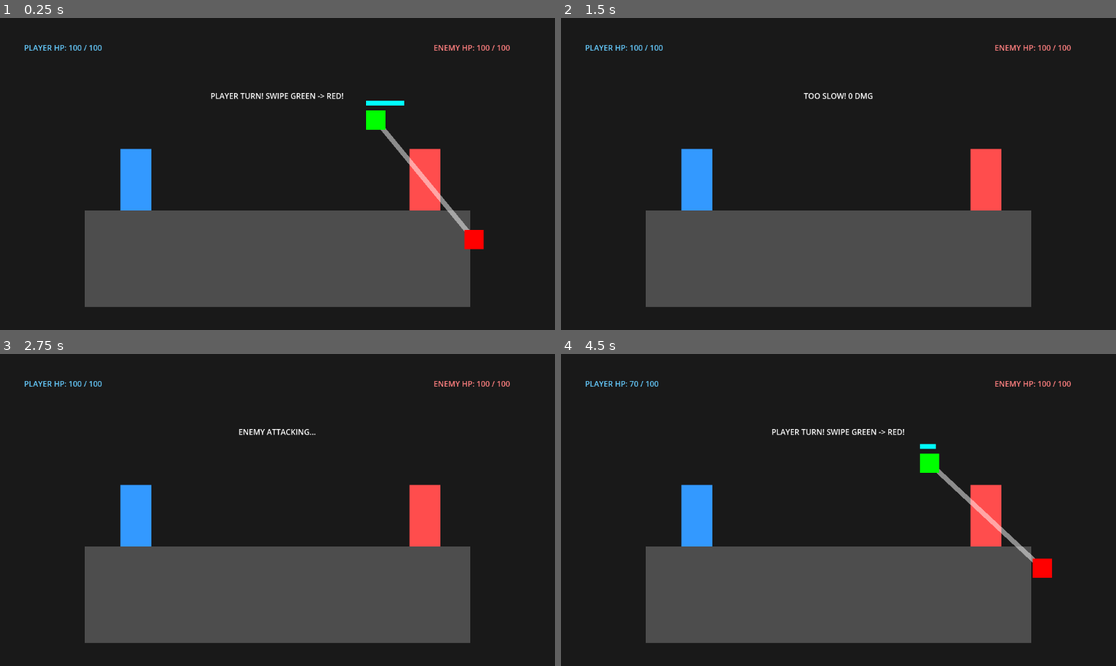
Above: before the commit, frames 1-4 (two rows, left to right).
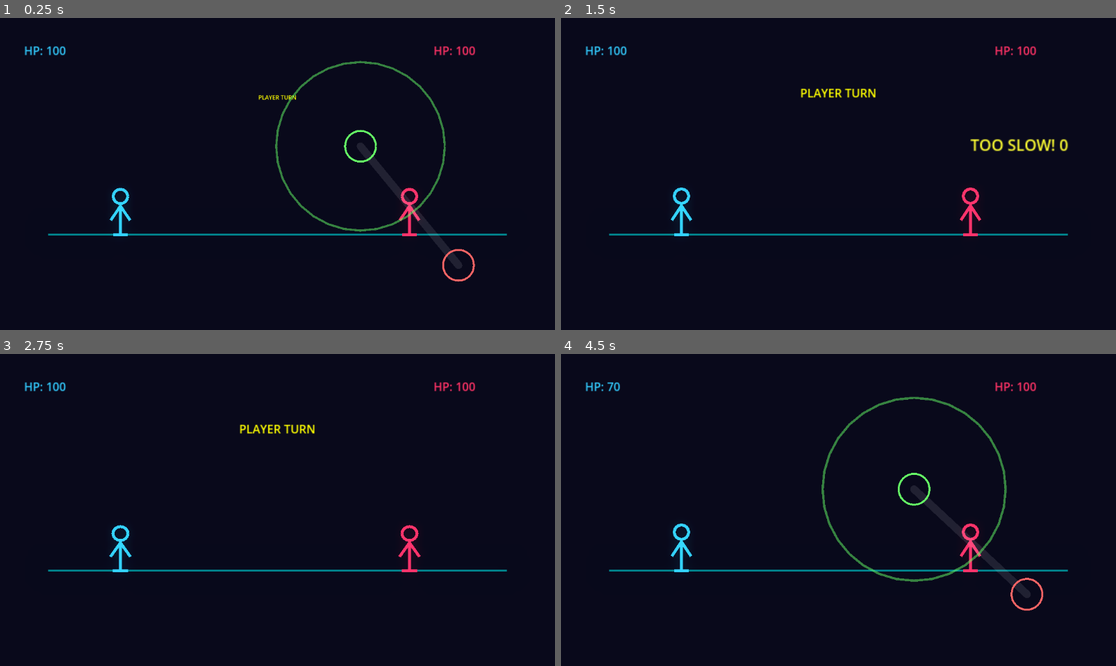
Above: after the commit, the same moments.

Repository: nativesas/neon-arena
Game: Godot game, scene res://Main.tscn
Same seed, same stepped clock (60 frames per second), same inputs: the game is played once before the commit and once after it.
Inputs (mouse positions are in pixels of both pictures, inside the frame that each line leads up to):
- Up to frame 1 (0.25 s): no input
- Up to frame 2 (1.5 s): move the mouse to (960, 158) at 0.52 s; click (960, 158) at 0.67 s; drag from (727, 189) to (810, 236) at 1.27 s
- Up to frame 3 (2.75 s): move the mouse to (333, 441) at 2.02 s; click (333, 441) at 2.17 s
- Up to frame 4 (4.5 s): drag from (810, 572) to (672, 463) at 2.77 s; move the mouse to (1005, 556) at 3.52 s; click (1005, 556) at 3.67 s; drag from (672, 463) to (755, 432) at 4.27 s

The runs differ from the first frame. In frame 1, 26% of the frame differs, in the area x 4-92%, y 8-93%; in frame 2, 25%; in frame 3, 25%; in frame 4, 26%.

Commit message:
Update visuals to Osu-style stick figures

Diff:
--- a/Main.gd
+++ b/Main.gd
@@ -9,9 +9,7 @@
 # State
 var player_hp = PLAYER_HP_MAX
 var enemy_hp = ENEMY_HP_MAX
-var current_turn = "Player" # "Player" or "Enemy"
-
-# Swipe State
+var current_turn = "Player"
 var swipe_active = false
 var swipe_start_pos = Vector2()
 var swipe_end_pos = Vector2()
@@ -19,7 +17,9 @@
 var swipe_time_left = 0.0
 var swipe_duration = 0.0
 
-# UI Nodes
+# Visuals
+var player_node
+var enemy_node
 var ui_layer
 var hp_label_player
 var hp_label_enemy
@@ -30,108 +30,208 @@
 var start_circle
 var end_circle
 var swipe_line
-var timer_bar
-
-# Game Nodes
-var player_rect
-var enemy_rect
+var approach_circle
+var drag_line
 
 func _ready():
+	_setup_environment()
 	_setup_visuals()
 	_update_ui()
 	_start_battle()
 
+func _setup_environment():
+	# World Environment for Glow
+	var world_env = WorldEnvironment.new()
+	var env = Environment.new()
+	env.background_mode = Environment.BG_CANVAS
+	env.glow_enabled = true
+	env.glow_intensity = 1.0
+	env.glow_strength = 1.1
+	env.glow_bloom = 0.2
+	env.glow_blend_mode = Environment.GLOW_BLEND_MODE_SCREEN
+	world_env.environment = env
+	add_child(world_env)
+
 func _setup_visuals():
 	# Background
 	var bg = ColorRect.new()
-	bg.color = Color(0.1, 0.1, 0.1)
+	bg.color = Color(0.05, 0.05, 0.1) # Dark Blue-Black
 	bg.size = get_viewport_rect().size
 	add_child(bg)
 
-	# Arena Floor
-	var floor_rect = ColorRect.new()
-	floor_rect.color = Color(0.3, 0.3, 0.3)
-	floor_rect.size = Vector2(800, 200)
-	floor_rect.position = Vector2(176, 400)
-	add_child(floor_rect)
-
-	# Player
-	player_rect = ColorRect.new()
-	player_rect.color = Color(0.2, 0.6, 1.0) # Blue
-	player_rect.size = Vector2(64, 128)
-	player_rect.position = Vector2(250, 272)
-	add_child(player_rect)
-
-	# Enemy
-	enemy_rect = ColorRect.new()
-	enemy_rect.color = Color(1.0, 0.3, 0.3) # Red
-	enemy_rect.size = Vector2(64, 128)
-	enemy_rect.position = Vector2(850, 272)
-	add_child(enemy_rect)
+	# Floor (Neon Line)
+	var floor_line = Line2D.new()
+	floor_line.default_color = Color(0.0, 1.0, 1.0, 0.5) # Cyan
+	floor_line.width = 4
+	floor_line.add_point(Vector2(100, 450))
+	floor_line.add_point(Vector2(1052, 450))
+	add_child(floor_line)
+
+	# Player Stick Figure
+	player_node = _create_stick_figure(Color(0.2, 0.8, 1.0), true)
+	player_node.position = Vector2(250, 450)
+	add_child(player_node)
+	_animate_idle(player_node)
+
+	# Enemy Stick Figure
+	enemy_node = _create_stick_figure(Color(1.0, 0.2, 0.4), false)
+	enemy_node.position = Vector2(850, 450)
+	enemy_node.scale.x = -1 # Face left
+	add_child(enemy_node)
+	_animate_idle(enemy_node)
 
 	# UI Layer
 	ui_layer = CanvasLayer.new()
 	add_child(ui_layer)
 
-	# Stats UI
+	# Font settings (Basic Label for now, but scaled)
 	hp_label_player = Label.new()
 	hp_label_player.position = Vector2(50, 50)
-	hp_label_player.modulate = Color(0.4, 0.8, 1.0)
-	hp_label_player.text = "PLAYER HP: 100"
+	hp_label_player.modulate = Color(0.2, 0.8, 1.0)
+	hp_label_player.text = "PLAYER"
+	hp_label_player.scale = Vector2(1.5, 1.5)
 	ui_layer.add_child(hp_label_player)
 
 	hp_label_enemy = Label.new()
 	hp_label_enemy.position = Vector2(900, 50)
-	hp_label_enemy.modulate = Color(1.0, 0.5, 0.5)
-	hp_label_enemy.text = "ENEMY HP: 100"
+	hp_label_enemy.modulate = Color(1.0, 0.2, 0.4)
+	hp_label_enemy.text = "ENEMY"
+	hp_label_enemy.scale = Vector2(1.5, 1.5)
 	ui_layer.add_child(hp_label_enemy)
 
 	status_label = Label.new()
 	status_label.position = Vector2(0, 150)
 	status_label.size = Vector2(1152, 50)
 	status_label.horizontal_alignment = HORIZONTAL_ALIGNMENT_CENTER
-	status_label.text = "BATTLE START!"
+	status_label.modulate = Color(1.0, 1.0, 0.0)
+	status_label.text = "READY?"
+	status_label.scale = Vector2(1.5, 1.5)
+	status_label.pivot_offset = Vector2(576, 25) # Serviceable center
 	ui_layer.add_child(status_label)
 
-	# Swipe Container
+	# Swipe Overlay
 	swipe_container = Control.new()
 	ui_layer.add_child(swipe_container)
 
+	# Connect Line
 	swipe_line = Line2D.new()
-	swipe_line.width = 10.0
-	swipe_line.default_color = Color(1, 1, 1, 0.5)
+	swipe_line.width = 16.0
+	swipe_line.default_color = Color(1, 1, 1, 0.1)
+	swipe_line.begin_cap_mode = Line2D.LINE_CAP_ROUND
+	swipe_line.end_cap_mode = Line2D.LINE_CAP_ROUND
 	swipe_container.add_child(swipe_line)
 
-	start_circle = ColorRect.new() # Using Rect as simple 'circle' proxy
-	start_circle.color = Color.GREEN
-	start_circle.size = Vector2(40, 40)
+	# Drag Trail
+	drag_line = Line2D.new()
+	drag_line.width = 8.0
+	drag_line.default_color = Color(1, 1, 0, 1) # Yellow
+	drag_line.begin_cap_mode = Line2D.LINE_CAP_ROUND
+	drag_line.end_cap_mode = Line2D.LINE_CAP_ROUND
+	swipe_container.add_child(drag_line)
+
+	# Start Circle (Outer)
+	start_circle = Line2D.new() # Using Line2D circle
+	_create_circle_points(start_circle, 32, 32)
+	start_circle.default_color = Color(0.4, 1.0, 0.4) # Green
+	start_circle.width = 4
 	swipe_container.add_child(start_circle)
 
-	end_circle = ColorRect.new()
-	end_circle.color = Color.RED
-	end_circle.size = Vector2(40, 40)
+	# Approach Circle
+	approach_circle = Line2D.new()
+	_create_circle_points(approach_circle, 80, 32)
+	approach_circle.default_color = Color(0.4, 1.0, 0.4, 0.5)
+	approach_circle.width = 2
+	swipe_container.add_child(approach_circle)
+
+	# End Circle
+	end_circle = Line2D.new()
+	_create_circle_points(end_circle, 32, 32)
+	end_circle.default_color = Color(1.0, 0.4, 0.4) # Red
+	end_circle.width = 4
 	swipe_container.add_child(end_circle)
 
-	timer_bar = ColorRect.new()
-	timer_bar.color = Color.CYAN
-	timer_bar.size = Vector2(0, 5)
-	timer_bar.position = Vector2(0, 0)
-	swipe_container.add_child(timer_bar)
-
 	swipe_container.visible = false
+
+# --- Visual Helpers ---
+
+func _create_stick_figure(color, is_player):
+	var node = Node2D.new()
+
+	# Body
+	var body = Line2D.new()
+	body.width = 6
+	body.default_color = color
+	body.add_point(Vector2(0, 0)) # Hip
+	body.add_point(Vector2(0, -60)) # Shoulder
+	node.add_child(body)
+
+	# Head
+	var head = Line2D.new()
+	head.width = 6
+	head.default_color = color
+	_create_circle_points(head, 15, 16)
+	head.position = Vector2(0, -80)
+	node.add_child(head)
+
+	# Arms (Simple V)
+	var arms = Line2D.new()
+	arms.width = 6
+	arms.default_color = color
+	arms.add_point(Vector2(-20, -30)) # Hand L
+	arms.add_point(Vector2(0, -60))   # Shoulder
+	arms.add_point(Vector2(20, -30))  # Hand R
+	node.add_child(arms)
+
+	# Legs
+	var legs = Line2D.new()
+	legs.width = 6
+	legs.default_color = color
+	legs.add_point(Vector2(-15, 0)) # Foot L (offset by animation)
+	legs.add_point(Vector2(0, 0))   # Hip
+	legs.add_point(Vector2(15, 0))  # Foot R
+	node.add_child(legs)
+
+	return node
+
+func _create_circle_points(line_node, radius, segments):
+	line_node.clear_points()
+	for i in range(segments + 1):
+		var angle = i * TAU / segments
+		line_node.add_point(Vector2(cos(angle), sin(angle)) * radius)
+
+func _animate_idle(node):
+	var tween = create_tween().set_loops()
+	tween.tween_property(node, "scale", Vector2(1.05, 0.95), 1.0).set_trans(Tween.TRANS_SINE)
+	tween.tween_property(node, "scale", Vector2(0.95, 1.05), 1.0).set_trans(Tween.TRANS_SINE)
+	if node == enemy_node:
+		# Keep X flipped
+		tween.stop()
+		tween = create_tween().set_loops()
+		tween.tween_property(node, "scale", Vector2(-1.05, 0.95), 1.0).set_trans(Tween.TRANS_SINE)
+		tween.tween_property(node, "scale", Vector2(-0.95, 1.05), 1.0).set_trans(Tween.TRANS_SINE)
+
+
+# --- Game Logic ---
 
 func _process(delta):
 	if swipe_active:
 		swipe_time_left -= delta
 
-		# Update Timer Bar
+		# Animate Approach Circle
 		if swipe_duration > 0:
 			var ratio = swipe_time_left / swipe_duration
-			timer_bar.size = Vector2(100 * ratio, 10)
-			timer_bar.position = start_circle.position + Vector2(0, -20)
+			# Shrinks from 2.5x to 1.0x
+			var s = 1.0 + (ratio * 1.5)
+			approach_circle.scale = Vector2(s, s)
 
 		if swipe_time_left <= 0:
 			_fail_swipe("TOO SLOW!")
+
+	if is_dragging:
+		# Update drag trail
+		drag_line.add_point(swipe_container.get_local_mouse_position())
+		if drag_line.get_point_count() > 10:
+			drag_line.remove_point(0)
 
 func _input(event):
 	if not swipe_active:
@@ -140,19 +240,21 @@
 	if event is InputEventMouseButton:
 		if event.button_index == MOUSE_BUTTON_LEFT:
 			if event.pressed:
-				# Check if clicked near start
-				if start_circle.get_global_rect().has_point(event.position):
+				# Simple Hitbox for Start Circle
+				var d = event.position.distance_to(start_circle.position)
+				if d < 40:
 					is_dragging = true
-					start_circle.color = Color.YELLOW # Feedback
+					drag_line.clear_points()
+					drag_line.add_point(event.position)
+					start_circle.default_color = Color.YELLOW
 			else:
-				# Released
 				if is_dragging:
 					is_dragging = false
-					# Check if released near end
-					if end_circle.get_global_rect().has_point(event.position):
+					var d = event.position.distance_to(end_circle.position)
+					if d < 40:
 						_succeed_swipe()
 					else:
-						_fail_swipe("MISSED END!")
+						_fail_swipe("MISSED!")
 
 func _start_battle():
 	player_hp = PLAYER_HP_MAX
@@ -162,33 +264,33 @@
 
 func _start_player_turn():
 	current_turn = "Player"
-	status_label.text = "PLAYER TURN! SWIPE GREEN -> RED!"
+	_show_popup("PLAYER TURN")
 	_generate_swipe()
 
 func _generate_swipe():
 	swipe_active = true
 	is_dragging = false
 	swipe_container.visible = true
-
-	# Difficulty settings
-	var window = 2.0 - (DIFFICULTY * 0.4) # 1.6s, 1.2s, 0.8s
+	drag_line.clear_points()
+
+	var window = 2.0 - (DIFFICULTY * 0.4)
 	swipe_duration = window
 	swipe_time_left = window
 
-	# Random positions near enemy
-	var center = enemy_rect.position + enemy_rect.size / 2.0
+	var center = enemy_node.position + Vector2(0, -60) # Center on enemy body
 	var offset_range = 100 + (DIFFICULTY * 30)
-
 	var angle = randf() * TAU
 	var offset = Vector2(cos(angle), sin(angle)) * offset_range
 
 	swipe_start_pos = center - offset
 	swipe_end_pos = center + offset
 
-	# Update visuals
-	start_circle.position = swipe_start_pos - start_circle.size / 2.0
-	end_circle.position = swipe_end_pos - end_circle.size / 2.0
-	start_circle.color = Color.GREEN
+	start_circle.position = swipe_start_pos
+	end_circle.position = swipe_end_pos
+	approach_circle.position = swipe_start_pos
+	approach_circle.scale = Vector2(2.5, 2.5) # Reset scale
+
+	start_circle.default_color = Color(0.4, 1.0, 0.4) # Reset color
 
 	swipe_line.clear_points()
 	swipe_line.add_point(swipe_start_pos)
@@ -198,17 +300,19 @@
 	swipe_active = false
 	swipe_container.visible = false
 
-	# Perfect logic could be speed based, for now just success
 	var damage = BASE_DAMAGE
-
-	# Fast swipe = Critical?
+	var note = "GOOD!"
+
 	if swipe_time_left > swipe_duration * 0.5:
 		damage *= 2
-		_show_feedback("FAST SWIPE! CRITICAL! %d DMG" % damage)
-	else:
-		_show_feedback("GOOD! %d DMG" % damage)
+		note = "PERFECT!"
+		_shake_screen(5.0)
+
+	_animate_attack(player_node, enemy_node)
+	await get_tree().create_timer(0.2).timeout
 
 	enemy_hp = max(0, enemy_hp - damage)
+	_pop_damage(damage, enemy_node.position, note)
 	_update_ui()
 
 	if enemy_hp <= 0:
@@ -220,50 +324,86 @@
 func _fail_swipe(reason):
 	swipe_active = false
 	swipe_container.visible = false
-	_show_feedback(reason + " 0 DMG")
+	_pop_damage(0, enemy_node.position, reason)
 
 	await get_tree().create_timer(1.0).timeout
 	_start_enemy_turn()
 
 func _start_enemy_turn():
 	current_turn = "Enemy"
-	status_label.text = "ENEMY ATTACKING..."
-
-	await get_tree().create_timer(1.5).timeout
-
-	# Simulate Enemy Attack
+
+	await get_tree().create_timer(1.0).timeout
+
+	# Attack Anim
+	_animate_attack(enemy_node, player_node)
+	await get_tree().create_timer(0.2).timeout
+
 	var roll = randf()
 	var damage = BASE_DAMAGE
-	var result_text = "ENEMY HIT!"
+	var note = "HIT"
 
 	if roll > 0.8:
 		damage *= 2
-		result_text = "CRITICAL HIT by ENEMY!"
+		note = "CRITICAL"
+		_shake_screen(10.0)
 	elif roll < 0.2:
 		damage = 0
-		result_text = "ENEMY MISSED!"
+		note = "MISS"
 
 	player_hp = max(0, player_hp - damage)
-	_show_feedback(result_text)
+	_pop_damage(damage, player_node.position, note)
 	_update_ui()
 	_check_game_over()
 
 	if player_hp > 0:
+		await get_tree().create_timer(1.0).timeout
 		_start_player_turn()
 
-func _show_feedback(text):
+func _update_ui():
+	hp_label_player.text = "HP: %d" % player_hp
+	hp_label_enemy.text = "HP: %d" % enemy_hp
+
+func _pop_damage(amount, pos, text=""):
+	var label = Label.new()
+	label.text = text + " " + str(amount)
+	label.modulate = Color(1.0, 1.0, 0.2)
+	label.position = pos + Vector2(0, -100)
+	label.scale = Vector2(2, 2)
+	ui_layer.add_child(label)
+
+	var tween = create_tween()
+	tween.tween_property(label, "position", pos + Vector2(0, -200), 0.5).set_trans(Tween.TRANS_BACK).set_ease(Tween.EASE_OUT)
+	tween.tween_property(label, "modulate:a", 0.0, 0.5)
+	tween.tween_callback(label.queue_free)
+
+func _show_popup(text):
 	status_label.text = text
-
-func _update_ui():
-	hp_label_player.text = "PLAYER HP: %d / %d" % [player_hp, PLAYER_HP_MAX]
-	hp_label_enemy.text = "ENEMY HP: %d / %d" % [enemy_hp, ENEMY_HP_MAX]
+	status_label.scale = Vector2(0, 0)
+	var tween = create_tween()
+	tween.tween_property(status_label, "scale", Vector2(1.5, 1.5), 0.5).set_trans(Tween.TRANS_ELASTIC)
+
+func _animate_attack(attacker, target):
+	var start = attacker.position
+	var end = target.position - (target.position - attacker.position).normalized() * 100
+
+	var tween = create_tween()
+	tween.tween_property(attacker, "position", end, 0.1).set_trans(Tween.TRANS_EXPO).set_ease(Tween.EASE_IN)
+	tween.tween_property(attacker, "position", start, 0.3).set_trans(Tween.TRANS_ELASTIC).set_ease(Tween.EASE_OUT)
+
+func _shake_screen(amount):
+	var tween = create_tween()
+	var org = Vector2(0,0)
+	for i in range(10):
+		var off = Vector2(randf_range(-amount, amount), randf_range(-amount, amount))
+		tween.tween_property(self, "position", off, 0.05)
+	tween.tween_property(self, "position", org, 0.05)
 
 func _check_game_over():
 	if player_hp <= 0:
-		status_label.text = "DEFEAT! RELOADING..."
+		_show_popup("DEFEAT")
 		await get_tree().create_timer(3.0).timeout
 		get_tree().reload_current_scene()
 	elif enemy_hp <= 0:
-		status_label.text = "VICTORY! RELOADING..."
+		_show_popup("VICTORY")
 		await get_tree().create_timer(3.0).timeout
 		get_tree().reload_current_scene()
